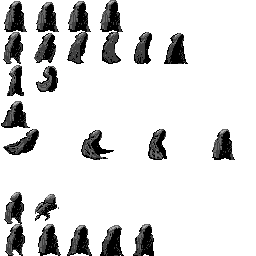
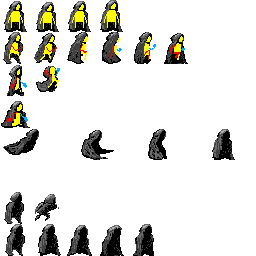
Revision of a layered 256 x 256 image; what changed, layer by layer:
added layer "Adventurer" above "Idle" over [7, 3, 185, 126]
